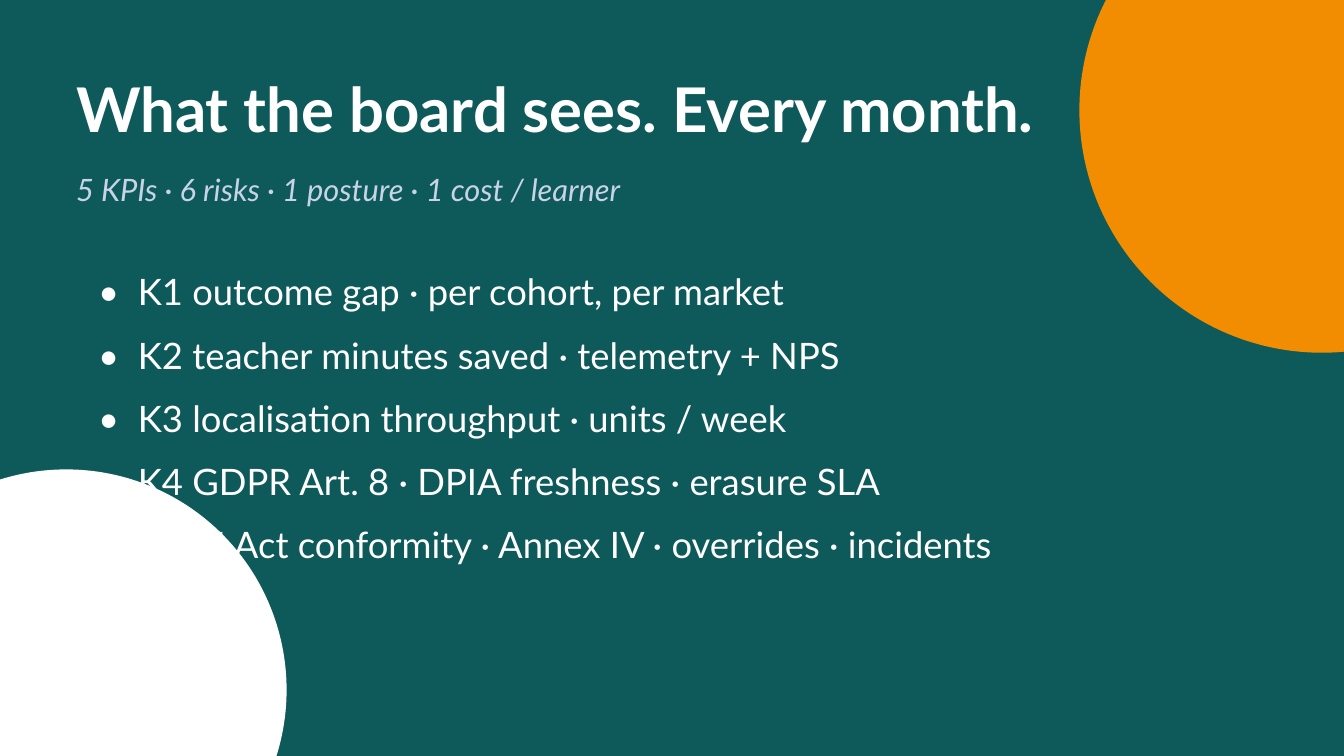
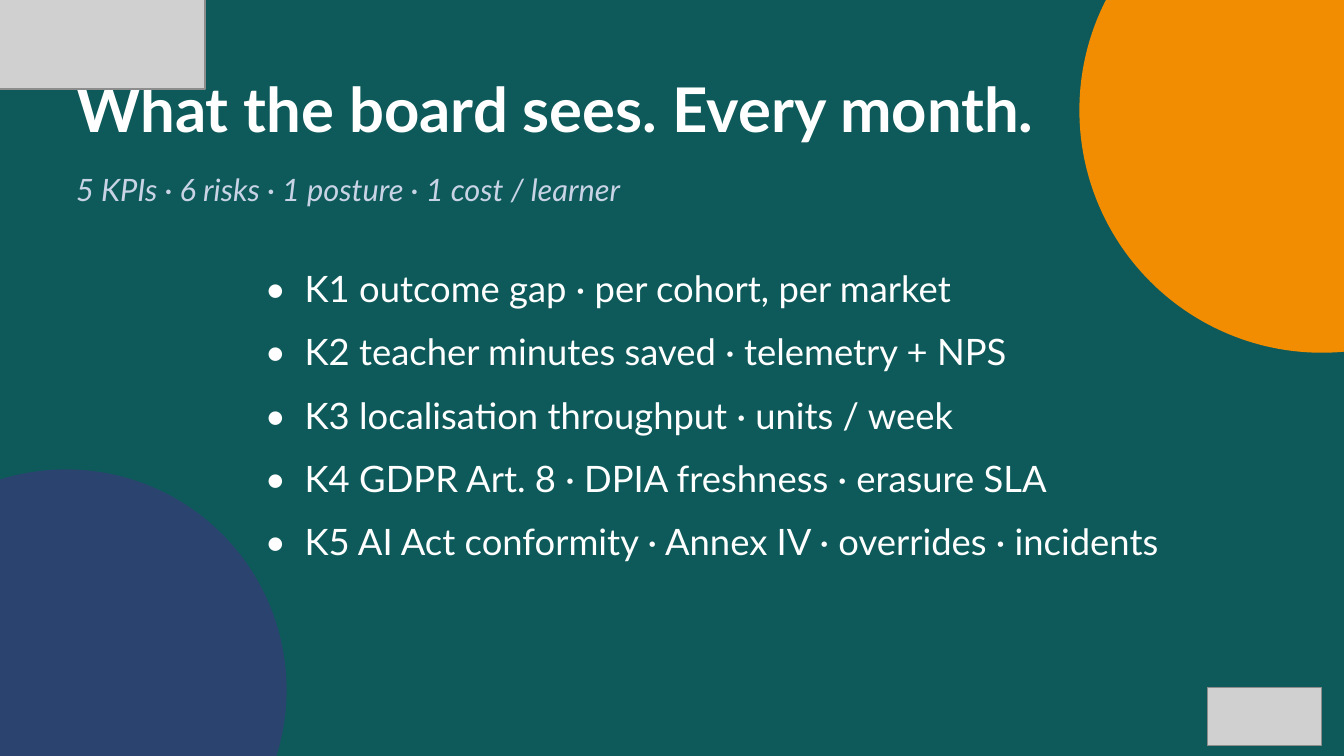
Before and after one commit to EtienneSIG/AMA_Project, a slide deck: slide 21 of Restitution01/build/LearnEU-CXO-Restitution.pptx (slide 20 before the commit). Drawn at 1344x756 pixels with LibreOffice and Linux fonts; fonts in the diff are those of the drawing; grey boxes stand for pictures; background and template pictures are left out. Boxes give left, top, right and bottom in pixels: in the first picture for what was removed or moved away, otherwise in the second. Text is boxed around its words. In the diff, an @@ line names an element or a change of style, - is before the commit and + after.

```diff
--- a/Restitution01/build/LearnEU-CXO-Restitution.pptx
+++ b/Restitution01/build/LearnEU-CXO-Restitution.pptx
@@ picture added at (0,0,206,90) @@
@@ text "• K1 outcome gap · ...": place and size @@
-text "• K1 outcome gap · ..." at (138,278,992,566)
+text "• K1 outcome gap · ..." at (305,275,1159,562)
@@ ellipse at (0,470,286,756): fill #FFFFFF to #2A446F @@
@@ picture added at (1208,689,1322,746) @@
```
Also in this commit, not shown: 21 other slides changed, 3 slides added, 46 other files.
